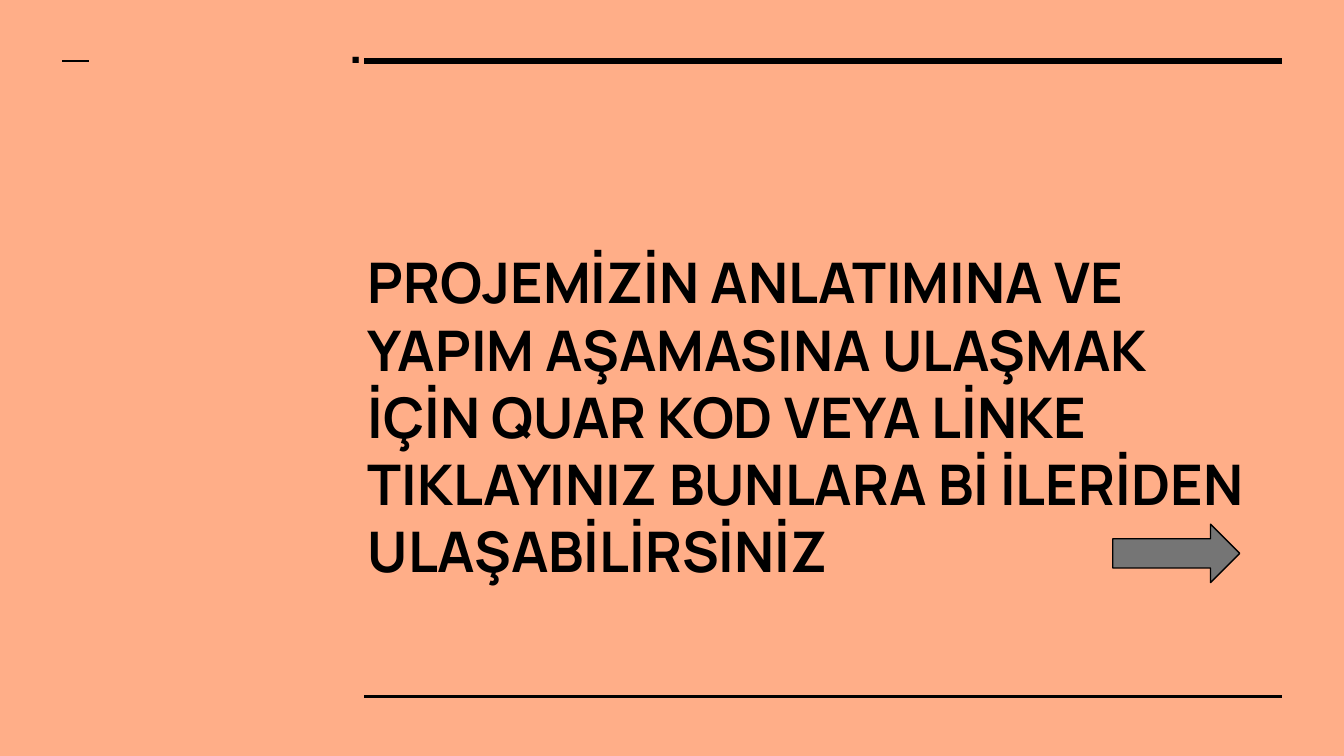
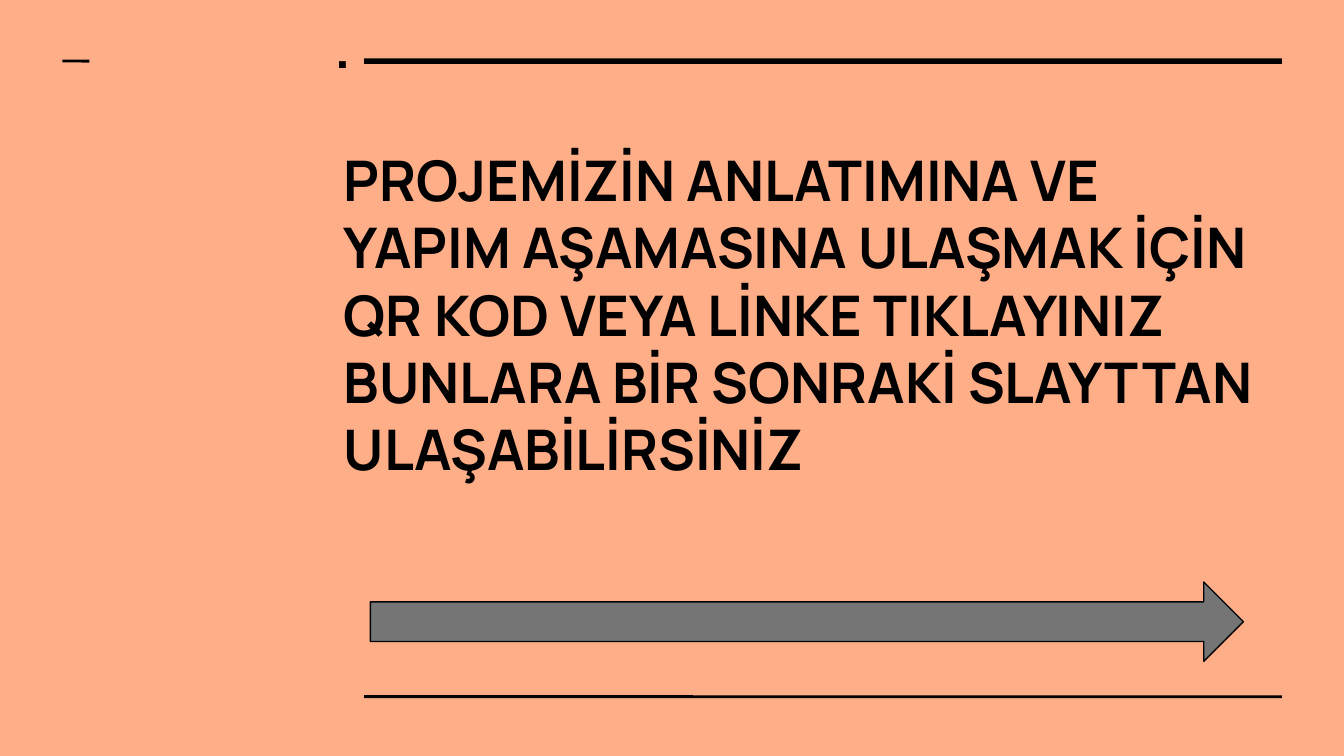
Before and after one commit to FurkanHuman/Akilli-Saksi, a slide deck: slide 8 of Dökümanlar/Akıllı saksı projesi.pptx. Drawn at 1344x756 pixels with LibreOffice and Linux fonts; fonts in the diff are those of the drawing. Boxes give left, top, right and bottom in pixels: in the first picture for what was removed or moved away, otherwise in the second. Text is boxed around its words. In the diff, an @@ line names an element or a change of style, - is before the commit and + after.

```diff
--- a/Dökümanlar/Akıllı saksı projesi.pptx
+++ b/Dökümanlar/Akıllı saksı projesi.pptx
@@ title "." at (x1=335, y1=0, x2=1344, y2=93): size 27 to 29.7 pt @@
@@ text at (x1=344, y1=149, x2=1252, y2=484): text changed @@
-PROJEMİZİN ANLATIMINA VE YAPIM AŞAMASINA ULAŞMAK İÇİN QUAR KOD VEYA LİNKE TIKLAYINIZ BUNLARA Bİ İLERİDEN ULAŞABİLİRSİNİZ
+PROJEMİZİN ANLATIMINA VE YAPIM AŞAMASINA ULAŞMAK İÇİN QR KOD VEYA LİNKE TIKLAYINIZ BUNLARA BİR SONRAKİ SLAYTTAN ULAŞABİLİRSİNİZ
@@ right arrow removed at (x1=1113, y1=524, x2=1239, y2=583) @@
@@ right arrow added at (x1=371, y1=582, x2=1245, y2=661), fill #757575, outline #000000 0.75 pt @@
```
Also in this commit, not shown: 6 other slides changed, 1 slide added, 1 slide removed.
